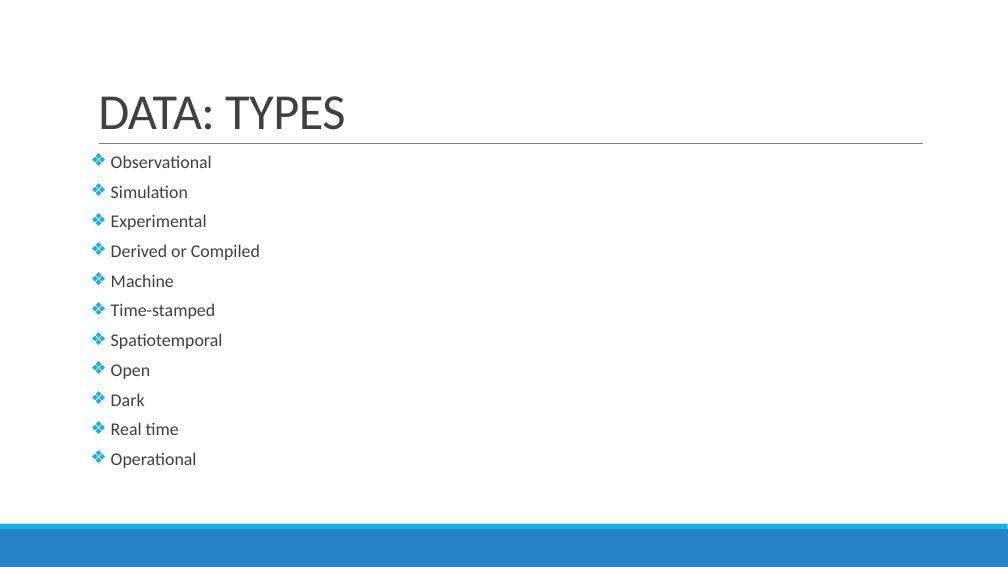
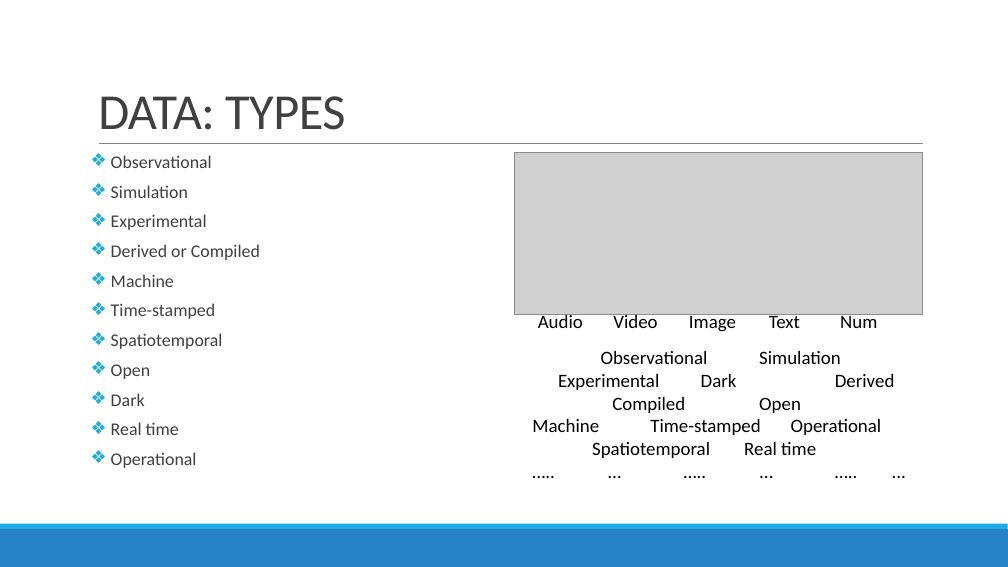
Before and after one commit to DistributedSystems-Fall2018-NEDUET/project-dist_sys, a slide deck: slide 8 of Project Interim Submission/Generic DS Framework.pptx. Drawn at 1008x567 pixels with LibreOffice and Linux fonts; fonts in the diff are those of the drawing; grey boxes stand for pictures. Boxes give left, top, right and bottom in pixels: in the first picture for what was removed or moved away, otherwise in the second. Text is boxed around its words. In the diff, an @@ line names an element or a change of style, - is before the commit and + after.

Commit message:
Added content to Data Type slide
Added: content to Data Type slide Added: Data Umbrella Picture to the slide

```diff
--- a/Project Interim Submission/Generic DS Framework.pptx
+++ b/Project Interim Submission/Generic DS Framework.pptx
@@ picture added at box(514, 153, 923, 315) @@
@@ text added at box(538, 312, 877, 332), 18 pt, text #000000 @@
+Audio Video Image Text Num
@@ text added at box(532, 351, 895, 458), 18 pt, text #000000 @@
+Observational Simulation
+Experimental Dark Derived
+Compiled Open
+Machine Time-stamped Operational
+Spatiotemporal Real time
+….. … ….. ... ….. ...
```
